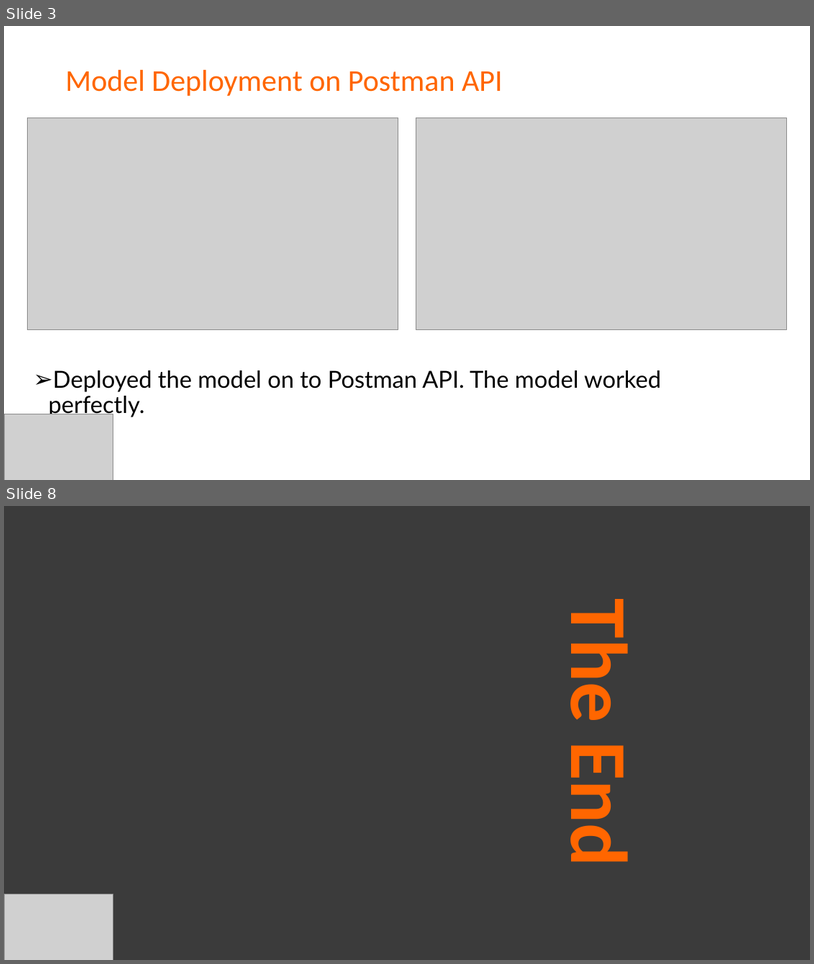
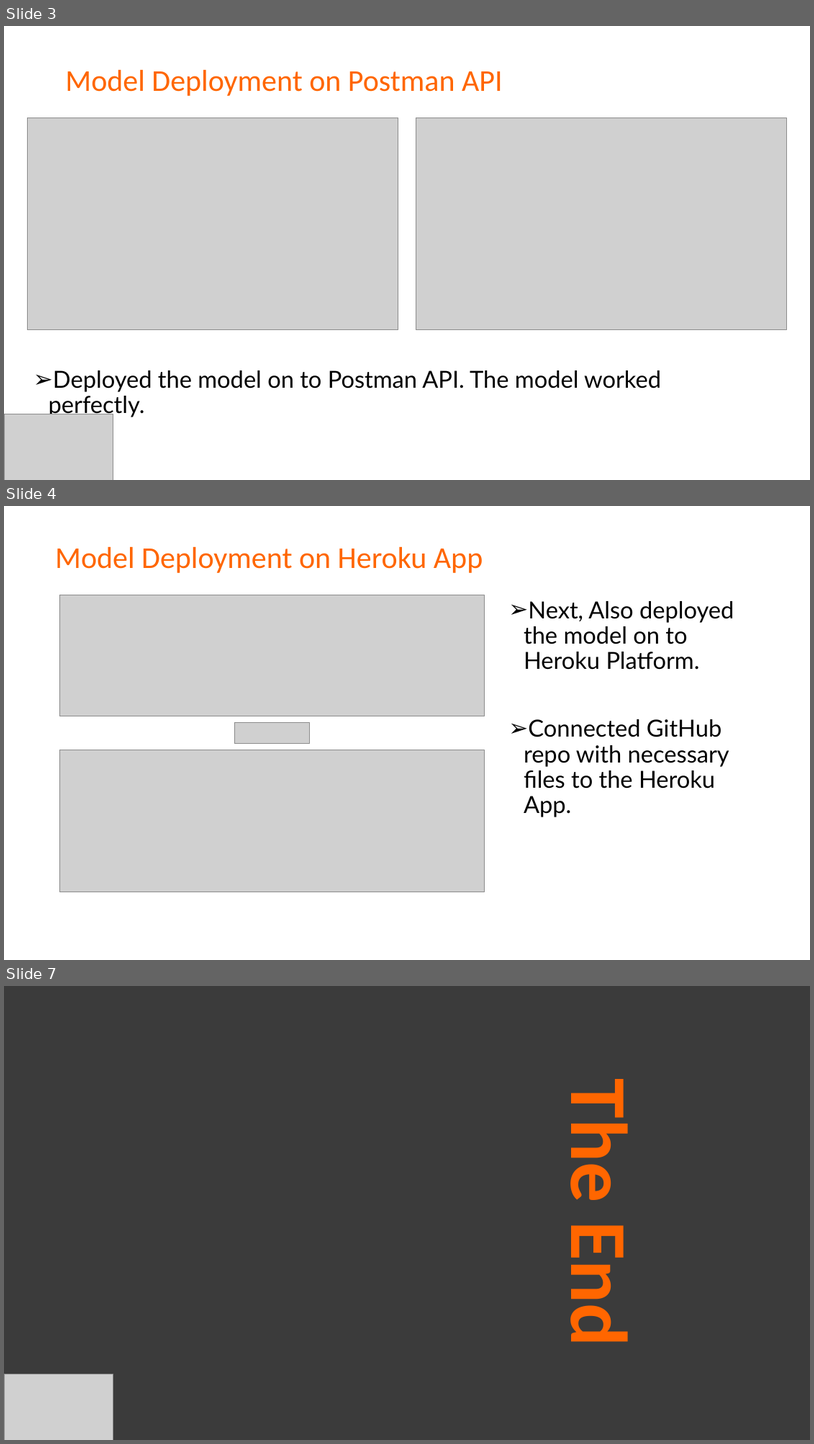
Before and after one commit to joeanton719/Week5_Heroku, a slide deck: Presentation1.pptx. Shown one above the other, each under a label of ours: slides 3 and 8 before the commit, slides 3, 4 and 7 after it; the slides between them are not shown. The pictures are 814x964 and 814x1444 pixels, drawn with LibreOffice and Linux fonts; fonts in the diff are those of the drawing; grey boxes stand for pictures. Boxes give left, top, right and bottom in pixels: in the first picture for what was removed or moved away, otherwise in the second. Text is boxed around its words. In the diff, an @@ line names an element or a change of style, - is before the commit and + after.

```diff
--- a/Presentation1.pptx
+++ b/Presentation1.pptx
@@ slide 4 added at box(4, 506, 810, 960), background #FFFFFF @@
@@ title added at box(55, 547, 483, 573), 36 pt, text #FF6600 @@
+Model Deployment on Heroku App
@@ picture added at box(59, 595, 484, 716) @@
@@ text added at box(524, 601, 734, 817), 28 pt, text #000000 @@
+➢ Next, Also deployed the model on to Heroku Platform.
+➢ Connected GitHub repo with necessary files to the Heroku App.
@@ picture added at box(234, 723, 309, 743) @@
@@ picture added at box(59, 750, 484, 892) @@
@@ what was slide 8 is now slide 7 @@
```
Also in this commit, not shown: 2 other slides added, 4 slides removed, 1 other file.
